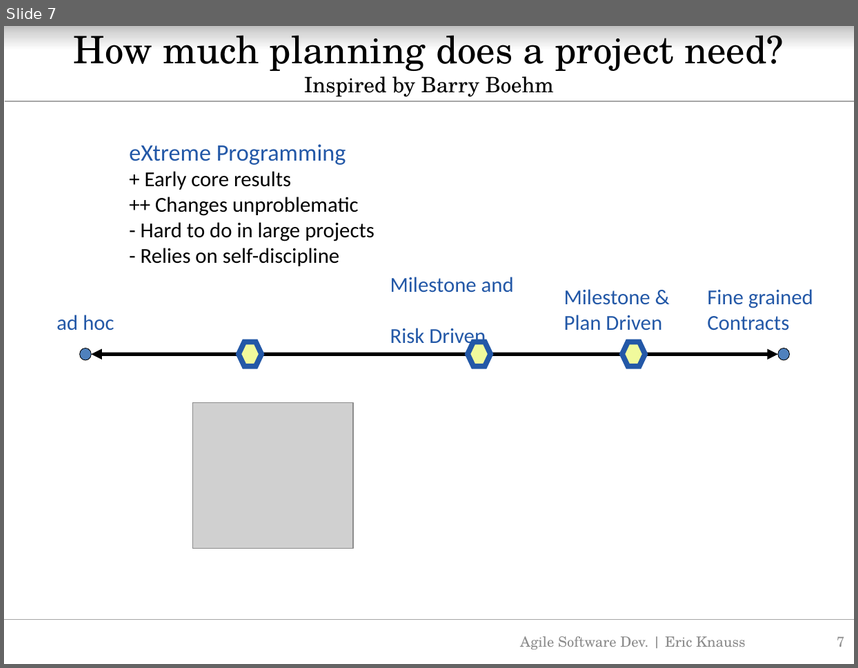
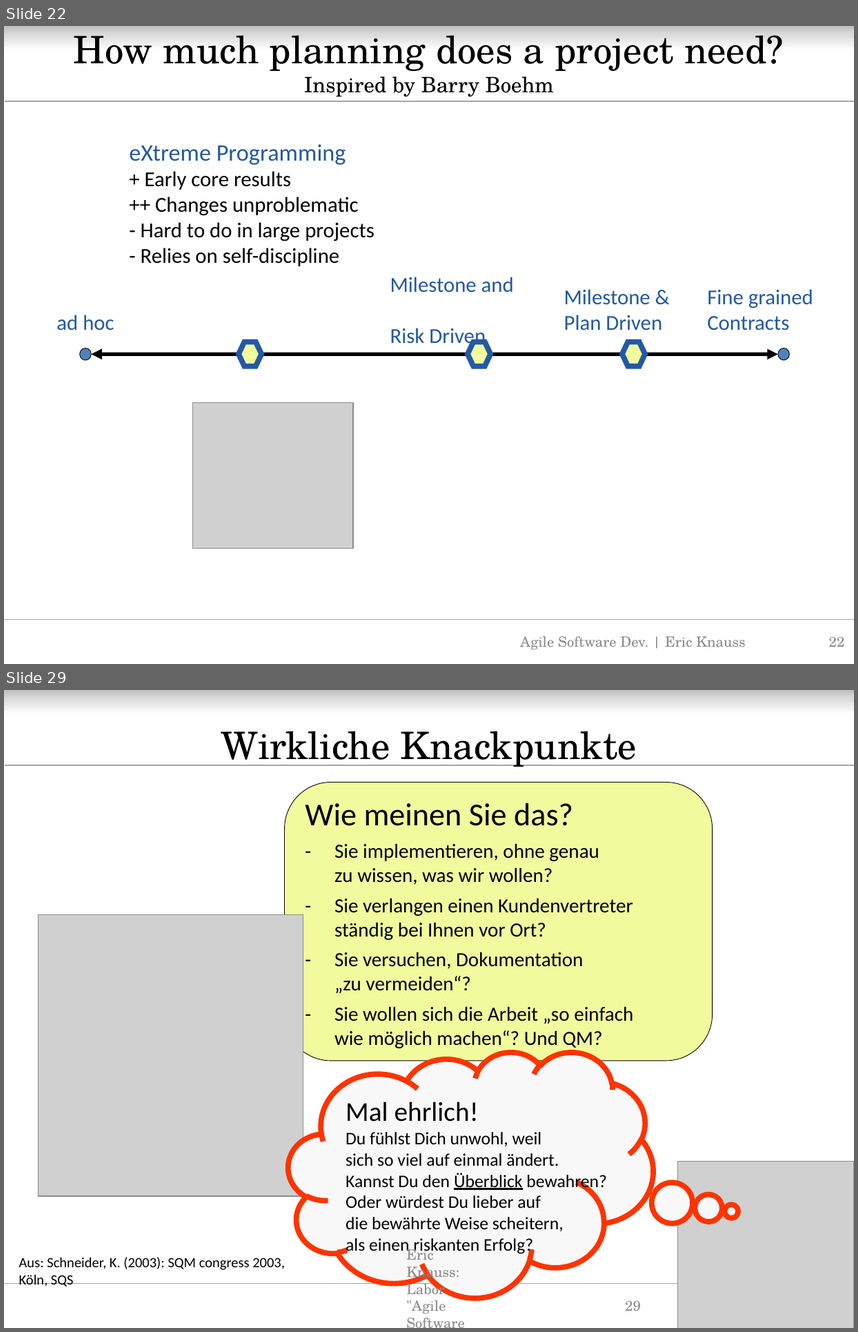
Before and after one commit to oerich/EDA397, a slide deck: Slides/src/agile-dev-processes-8-agile-vs-plan-driven.pptx. Shown one above the other, each under a label of ours: slide 7 before the commit, slides 22 and 29 after it; the slides between them are not shown. The pictures are 858x668 and 858x1332 pixels, drawn with LibreOffice and Linux fonts; fonts in the diff are those of the drawing; grey boxes stand for pictures; background and template pictures are left out. Boxes give left, top, right and bottom in pixels: in the first picture for what was removed or moved away, otherwise in the second. Text is boxed around its words. In the diff, an @@ line names an element or a change of style, - is before the commit and + after.

```diff
--- a/Slides/src/agile-dev-processes-8-agile-vs-plan-driven.pptx
+++ b/Slides/src/agile-dev-processes-8-agile-vs-plan-driven.pptx
@@ slide 29 added at (4, 690, 854, 1328), background #FFFFFF; not listed: 3 template elements that a slide beside it also shows @@
@@ title added at (221, 731, 637, 767), 32 pt, text #000000 @@
+Wirkliche Knackpunkte
@@ rounded speech box added at (285, 782, 712, 1060), fill #F1FA9C, outline #000000 0.5 pt, 17 pt, text #000000 @@
+Wie meinen Sie das?
+- Sie implementieren, ohne genau
+zu wissen, was wir wollen?
+- Sie verlangen einen Kundenvertreter
+ständig bei Ihnen vor Ort?
+- Sie versuchen, Dokumentation
+„zu vermeiden“?
+- Sie wollen sich die Arbeit „so einfach
+wie möglich machen“? Und QM?
@@ picture added at (38, 914, 303, 1196) @@
@@ thought cloud added at (289, 1052, 653, 1297), fill #F8F8F8, outline #FF3300 4.5 pt, 15 pt, text #000000 @@
+Mal ehrlich!
+Du fühlst Dich unwohl, weil
+sich so viel auf einmal ändert.
+Kannst Du den Überblick bewahren?
+Oder würdest Du lieber auf
+die bewährte Weise scheitern,
+als einen riskanten Erfolg?
@@ picture added at (678, 1161, 854, 1328) @@
@@ text added at (406, 1245, 459, 1313), 12 pt, text #8C8C8C @@
+Eric Knauss: Labor "Agile Software Entwicklung"
@@ text added at (19, 1256, 285, 1286), 12 pt, text #000000 @@
+Aus: Schneider, K. (2003): SQM congress 2003,
+Köln, SQS
@@ page number added at (625, 1300, 641, 1310), 12 pt, text #8C8C8C @@
+29
@@ what was slide 7 is now slide 22 @@
@@ page number at (829, 636, 844, 646): text changed @@
-7
+22
```
Also in this commit, not shown: 1 slide changed, 28 other slides added, 2 other files.
